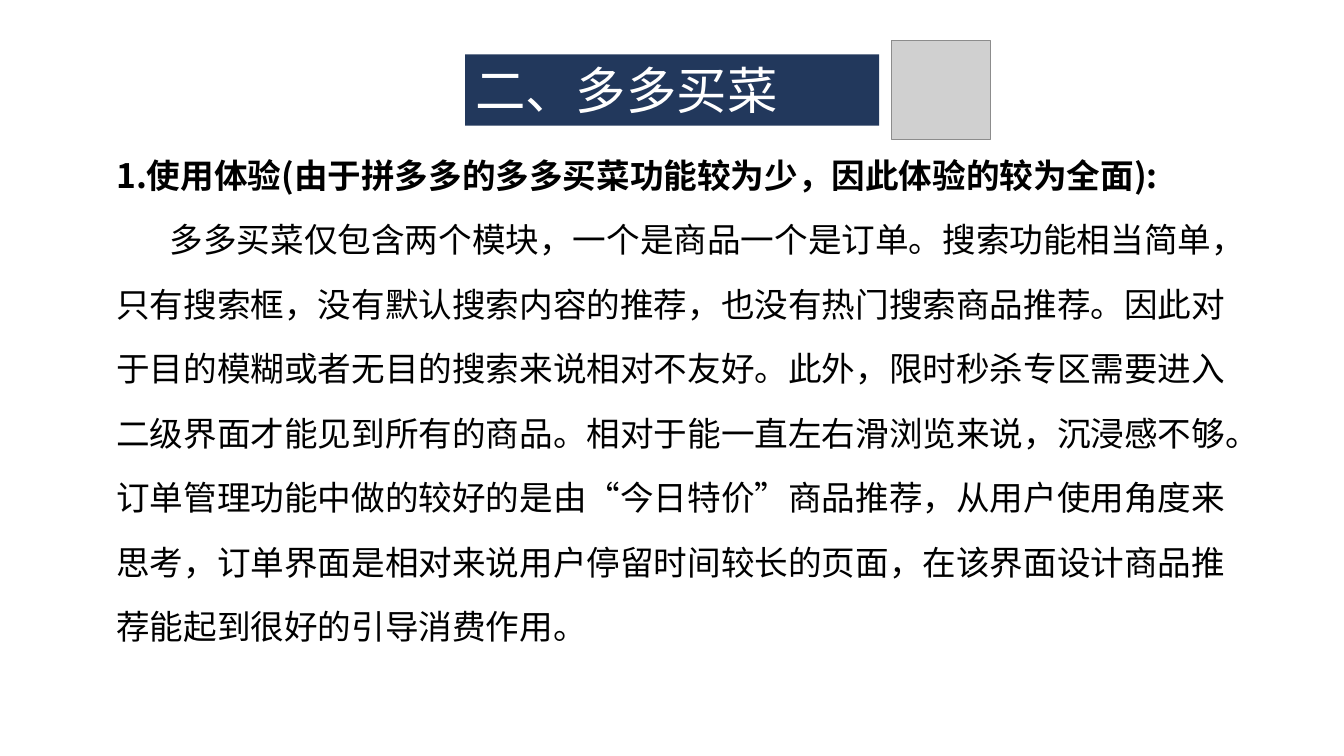
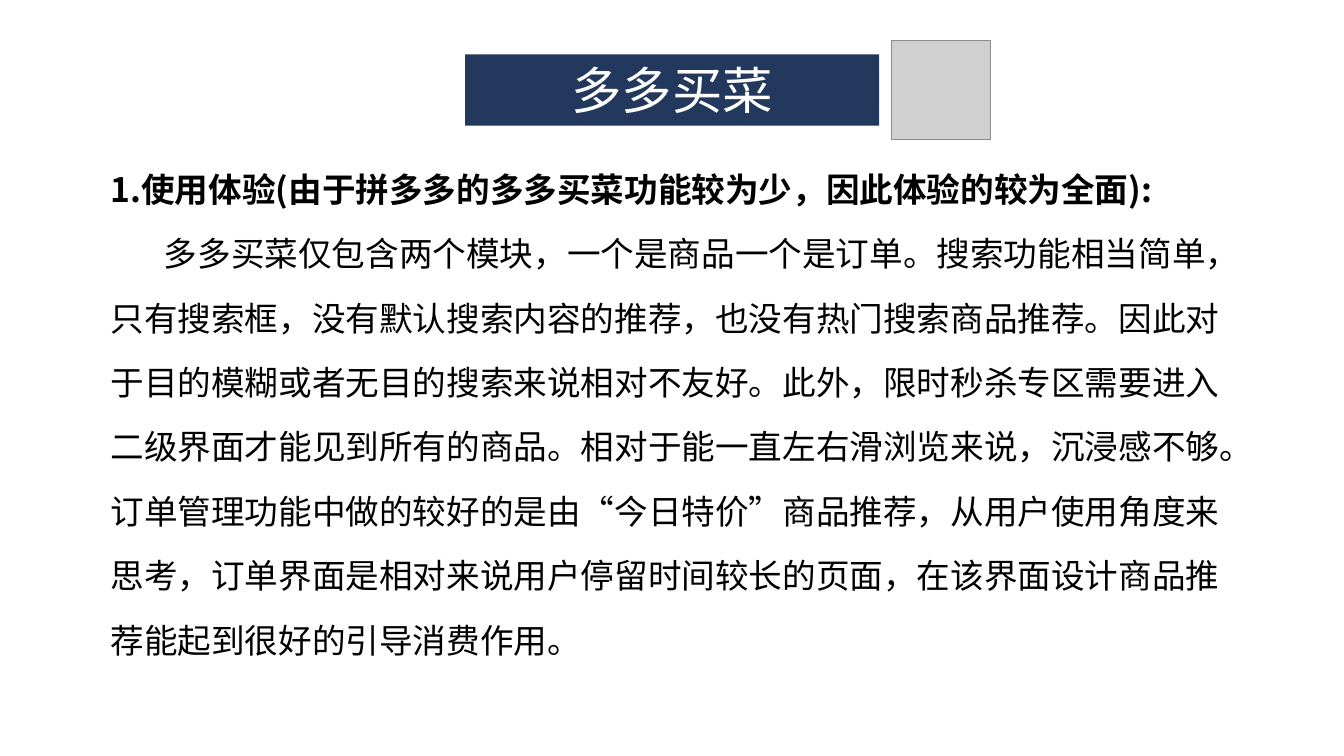
Before and after one commit to ZUCC-SRA2021-G05/Community-GB, a slide deck: slide 8 of 其他/软件项目管理原理与实践/软件项目管理原理与实践-主题确认/G05主题确认.pptx. Drawn at 1344x756 pixels with LibreOffice and Linux fonts; fonts in the diff are those of the drawing; grey boxes stand for pictures. Boxes give left, top, right and bottom in pixels: in the first picture for what was removed or moved away, otherwise in the second. Text is boxed around its words. In the diff, an @@ line names an element or a change of style, - is before the commit and + after.

```diff
--- a/其他/软件项目管理原理与实践/软件项目管理原理与实践-主题确认/G05主题确认.pptx
+++ b/其他/软件项目管理原理与实践/软件项目管理原理与实践-主题确认/G05主题确认.pptx
@@ text in rectangle at [571,66,773,113]: text changed @@
-二、多多买菜
+多多买菜
@@ text "1.使用体验(由于拼多多的多多买菜功能较为少，因此体验的较为全面):": place and size @@
-text "1.使用体验(由于拼多多的多多买菜功能较为少，因此体验的较为全面):" at [116,159,1258,642]
+text "1.使用体验(由于拼多多的多多买菜功能较为少，因此体验的较为全面):" at [111,173,1253,656]
```
Also in this commit, not shown: 13 other slides changed.
